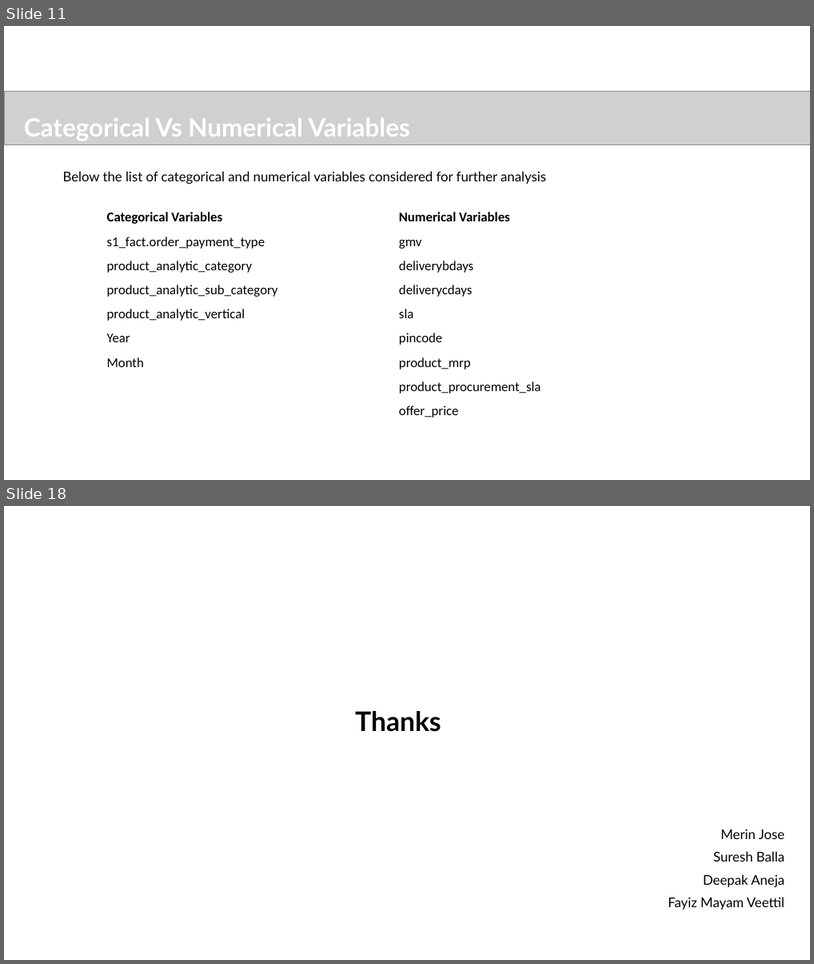
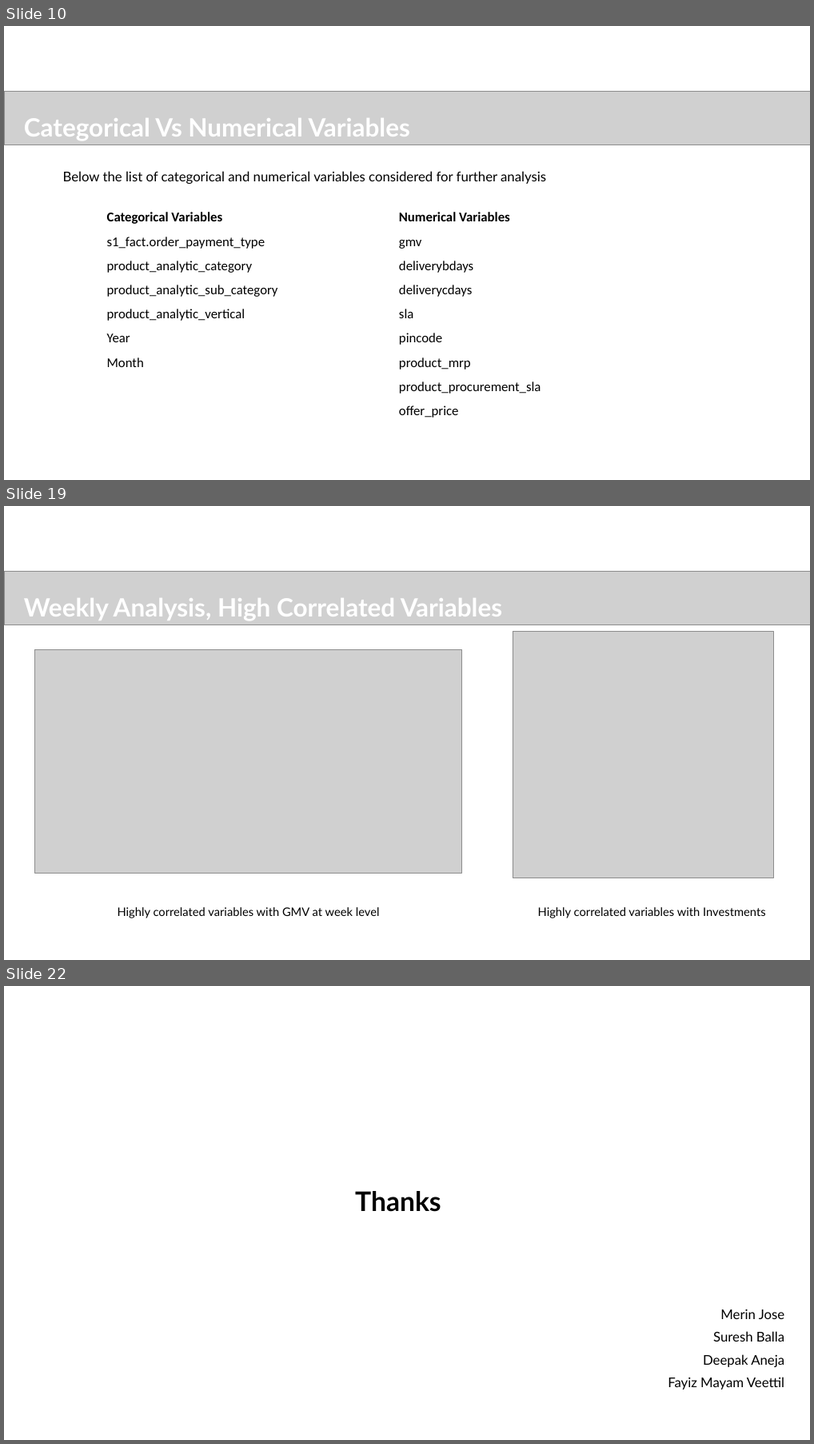
Before and after one commit to sureshballa/data-science-projects, a slide deck: Capstone Project/Ecommerce_Capstone_Project.pptx. Shown one above the other, each under a label of ours: slides 11 and 18 before the commit, slides 10, 19 and 22 after it; the slides between them are not shown. The pictures are 814x964 and 814x1444 pixels, drawn with LibreOffice and Linux fonts; fonts in the diff are those of the drawing; grey boxes stand for pictures; background and template pictures are left out. Boxes give left, top, right and bottom in pixels: in the first picture for what was removed or moved away, otherwise in the second. Text is boxed around its words. In the diff, an @@ line names an element or a change of style, - is before the commit and + after.

```diff
--- a/Capstone Project/Ecommerce_Capstone_Project.pptx
+++ b/Capstone Project/Ecommerce_Capstone_Project.pptx
@@ slide 19 added at (4, 506, 810, 960), background #FFFFFF @@
@@ picture added at (4, 572, 810, 624) @@
@@ text added at (24, 598, 502, 620), 30 pt, text #FFFFFF, bold @@
+Weekly Analysis, High Correlated Variables
@@ picture added at (35, 649, 462, 872) @@
@@ picture added at (513, 632, 774, 877) @@
@@ text added at (118, 907, 380, 918), 14 pt, text #000000 @@
+Highly correlated variables with GMV at week level
@@ text added at (538, 907, 766, 918), 14 pt, text #000000 @@
+Highly correlated variables with Investments
@@ what was slide 11 is now slide 10 @@
@@ what was slide 18 is now slide 22 @@
```
Also in this commit, not shown: 10 slides changed, 5 other slides added, 2 slides removed.
